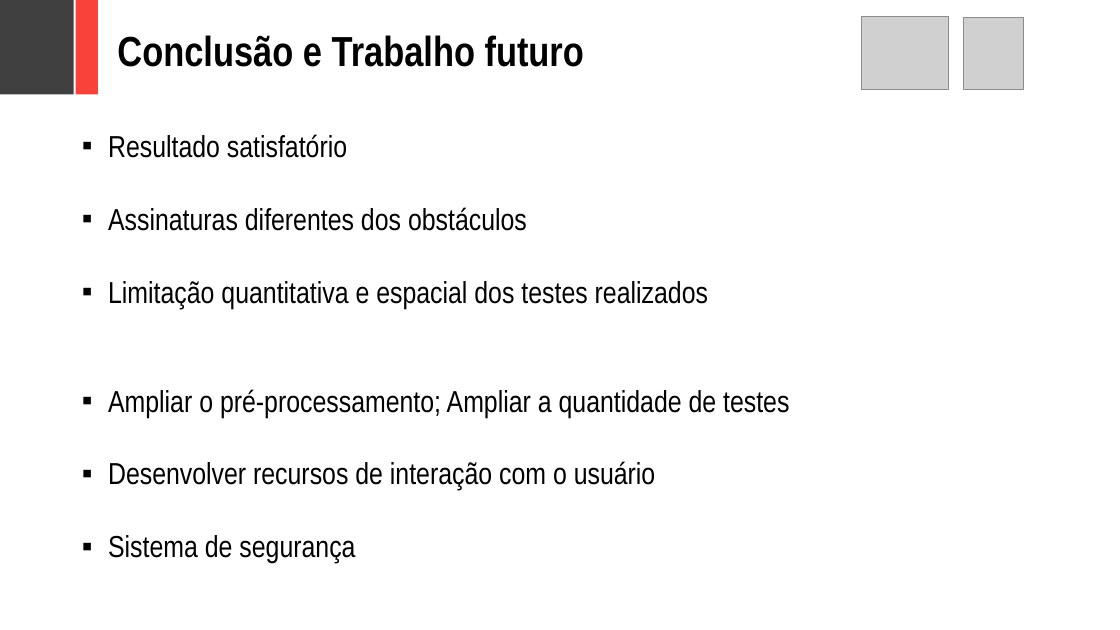
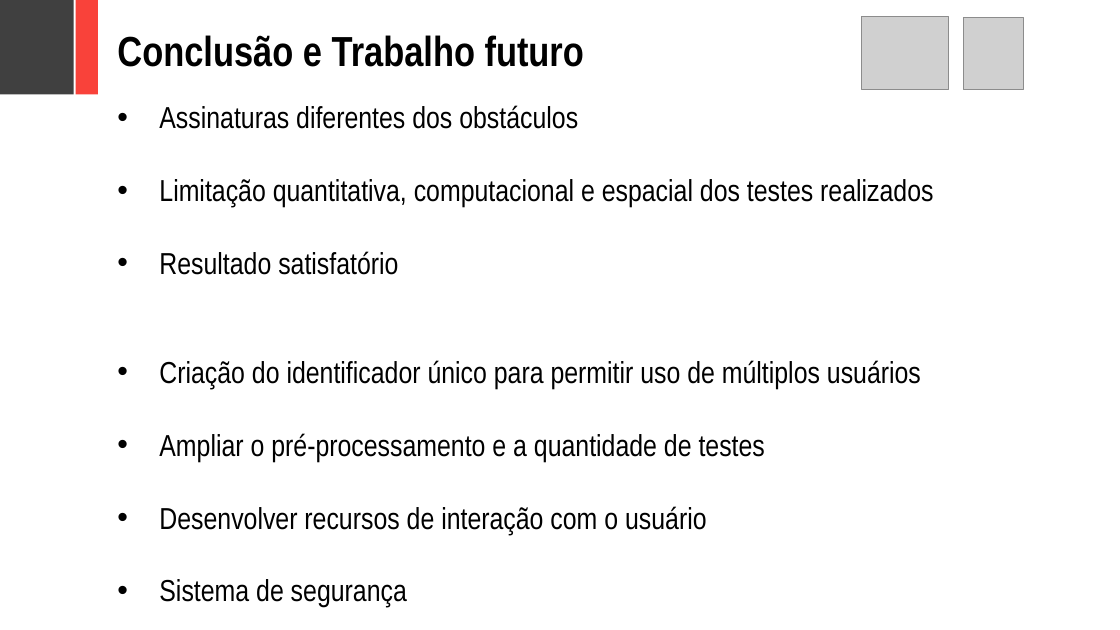
Before and after one commit to adornodev/TCC-Lunar, a slide deck: slide 24 of FinalCourseAssignment/Lunar.pptx (slide 27 before the commit). Drawn at 1120x630 pixels with LibreOffice and Linux fonts; fonts in the diff are those of the drawing; grey boxes stand for pictures. Boxes give left, top, right and bottom in pixels: in the first picture for what was removed or moved away, otherwise in the second. Text is boxed around its words. In the diff, an @@ line names an element or a change of style, - is before the commit and + after.

```diff
--- a/FinalCourseAssignment/Lunar.pptx
+++ b/FinalCourseAssignment/Lunar.pptx
@@ text "Assinaturas diferentes dos obstáculos" moved from (x1=108, y1=134, x2=789, y2=563) to (x1=159, y1=105, x2=933, y2=607) @@
@@ text at (x1=159, y1=105, x2=933, y2=207): paragraphs added @@
+• Assinaturas diferentes dos obstáculos
+• Limitação quantitativa, computacional e espacial dos testes realizados
@@ text at (x1=159, y1=251, x2=707, y2=607): bullet ▪ to • @@
@@ text at (x1=159, y1=360, x2=921, y2=461): text changed @@
-▪ Assinaturas diferentes dos obstáculos
-▪ Limitação quantitativa e espacial dos testes realizados
-▪ Ampliar o pré-processamento; Ampliar a quantidade de testes
+• Criação do identificador único para permitir uso de múltiplos usuários
+• Ampliar o pré-processamento e a quantidade de testes
```
Also in this commit, not shown: 18 other slides changed, 1 slide added, 4 slides removed, 2 other files.
